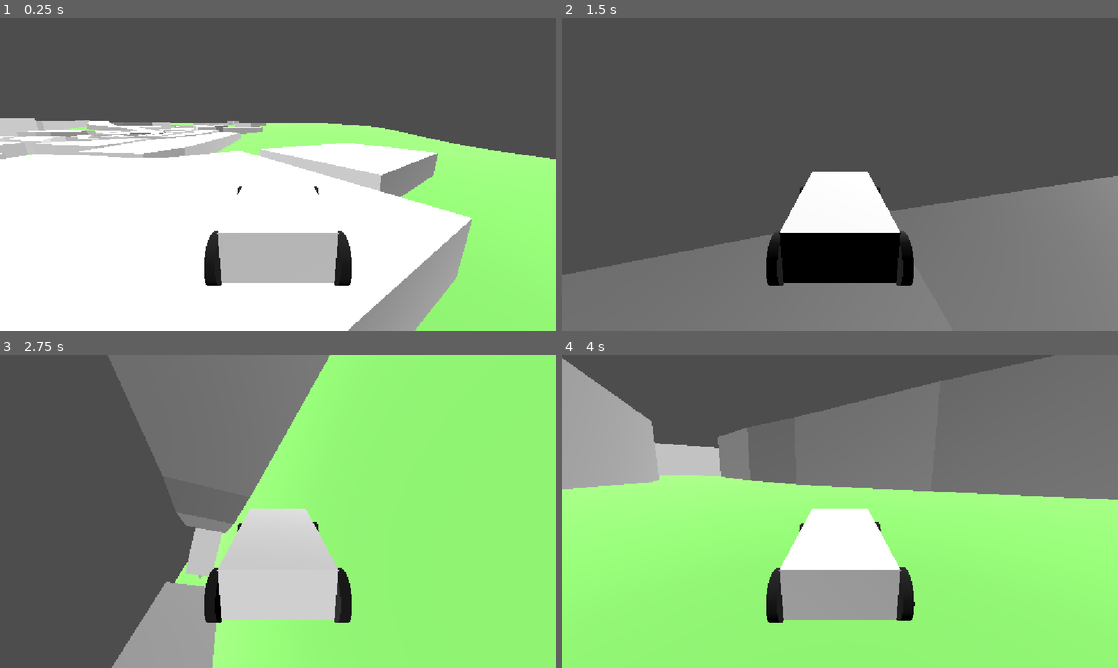
Above: before the commit, frames 1-4 (two rows, left to right).
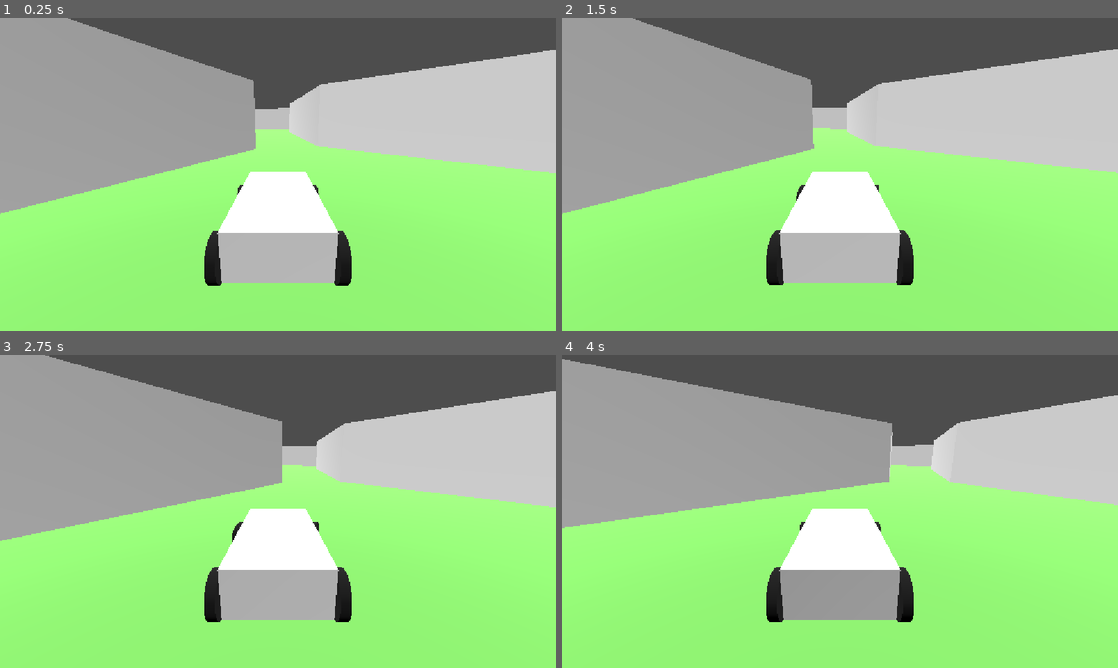
Above: after the commit, the same moments.

Repository: MrBozkurt/ChillDriveHome
Game: Godot game, scene res://Scenes/map.tscn
The game is run twice, just before and just after one commit, with the same random seed, the same clock (stepped at 60 frames per second) and the same inputs. Before the commit the project has no main scene; this scene is started directly in both runs.
Inputs:
- Up to frame 1 (0.25 s): no input
- Up to frame 2 (1.5 s): hold D (right) 0.53-1.28 s; tap W (foward) at 0.6, 1.35 s; hold S (back) from 1.28 s (still down)
- Up to frame 3 (2.75 s): release S (back) at 2.03 s; hold D (right) from 2.03 s (still down); tap W (foward) at 2.1 s
- Up to frame 4 (4 s): tap W (foward) at 2.85, 3.6 s; release D (right) at 3.53 s; hold A (left) from 3.53 s (still down)

The runs differ from the first frame. In frame 1, 67% of the frame differs, in the area x 0-100%, y 0-100%; in frame 2, 83%; in frame 3, 71%; in frame 4, 34%.

Commit message:
Changed some parameters of car

Diff:
--- a/Scenes/car.tscn
+++ b/Scenes/car.tscn
@@ -19,6 +19,8 @@
 height = 0.2
 
 [node name="Car" type="VehicleBody3D" unique_id=1712536071]
+center_of_mass_mode = 1
+center_of_mass = Vector3(0, 0.1, 0)
 script = ExtResource("1_wqo35")
 
 [node name="MeshInstance3D" type="MeshInstance3D" parent="." unique_id=1064250826]
@@ -32,7 +34,7 @@
 [node name="VehicleWheel3D" type="VehicleWheel3D" parent="." unique_id=531845782]
 transform = Transform3D(-4.371139e-08, 0, 1, 0, 1, 0, -1, 0, -4.371139e-08, 1.5, 0.5, 1.2)
 use_as_steering = true
-suspension_stiffness = 50.0
+suspension_stiffness = 100.0
 damping_compression = 2.0
 damping_relaxation = 3.0
 
@@ -43,7 +45,7 @@
 [node name="VehicleWheel3D2" type="VehicleWheel3D" parent="." unique_id=81010295]
 transform = Transform3D(-4.371139e-08, 0, 1, 0, 1, 0, -1, 0, -4.371139e-08, 1.5, 0.5, -1.2)
 use_as_steering = true
-suspension_stiffness = 50.0
+suspension_stiffness = 100.0
 damping_compression = 2.0
 damping_relaxation = 3.0
 
@@ -54,7 +56,7 @@
 [node name="VehicleWheel3D3" type="VehicleWheel3D" parent="." unique_id=657842958]
 transform = Transform3D(-4.371139e-08, 0, 1, 0, 1, 0, -1, 0, -4.371139e-08, -1.5, 0.5, -1.2)
 use_as_traction = true
-suspension_stiffness = 50.0
+suspension_stiffness = 100.0
 damping_compression = 2.0
 damping_relaxation = 3.0
 
@@ -65,7 +67,7 @@
 [node name="VehicleWheel3D4" type="VehicleWheel3D" parent="." unique_id=89741351]
 transform = Transform3D(-4.371139e-08, 0, 1, 0, 1, 0, -1, 0, -4.371139e-08, -1.5, 0.5, 1.2)
 use_as_traction = true
-suspension_stiffness = 50.0
+suspension_stiffness = 100.0
 damping_compression = 2.0
 damping_relaxation = 3.0
 
--- a/Scenes/map.tscn
+++ b/Scenes/map.tscn
@@ -14,5 +14,4 @@
 transform = Transform3D(-0.6893805, 0.59071946, -0.4192912, 2.8862345e-08, 0.5788122, 0.8154609, 0.72439927, 0.5621628, -0.3990219, -4.0874453, 178, 0)
 
 [node name="Car" parent="." unique_id=1712536071 instance=ExtResource("2_26yhd")]
-transform = Transform3D(1, 0, 0, 0, 1, 0, 0, 0, 1, -149.18452, 14.8574705, 85.72186)
-script = null
+transform = Transform3D(1, 0, 0, 0, 1, 0, 0, 0, 1, -138.5191, -0.0004043579, 5.137108)
--- a/Scripts/vehicle_body_3d.gd
+++ b/Scripts/vehicle_body_3d.gd
@@ -11,6 +11,6 @@
 
 # Called every frame. 'delta' is the elapsed time since the previous frame.
 func _physics_process(delta: float) -> void:
-	steering = move_toward(steering, Input.get_axis("right", "left") * MAX_STEER, delta * 2.5)
+	steering = move_toward(steering, Input.get_axis("right", "left") * MAX_STEER, delta * 1.0)
 	engine_force = Input.get_axis("back", "foward") * ENGINE_POWER
 	brake = Input.get_action_strength("brake") * BRAKE_FORCE
--- a/project.godot
+++ b/project.godot
@@ -11,6 +11,7 @@
 [application]
 
 config/name="CarGaem"
+run/main_scene="uid://c8urwykuk8eia"
 config/features=PackedStringArray("4.7", "Mobile")
 config/icon="res://icon.svg"
 
Not shown: 1 places in Scenes/car.tscn that only renumber resources
